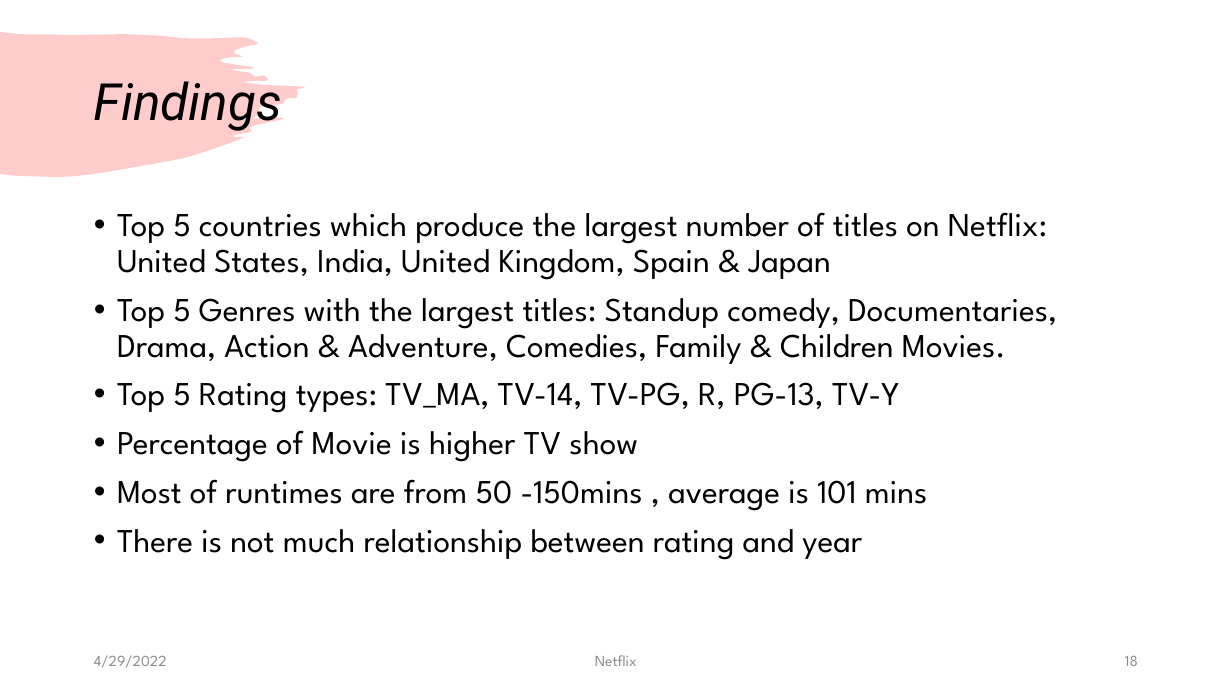
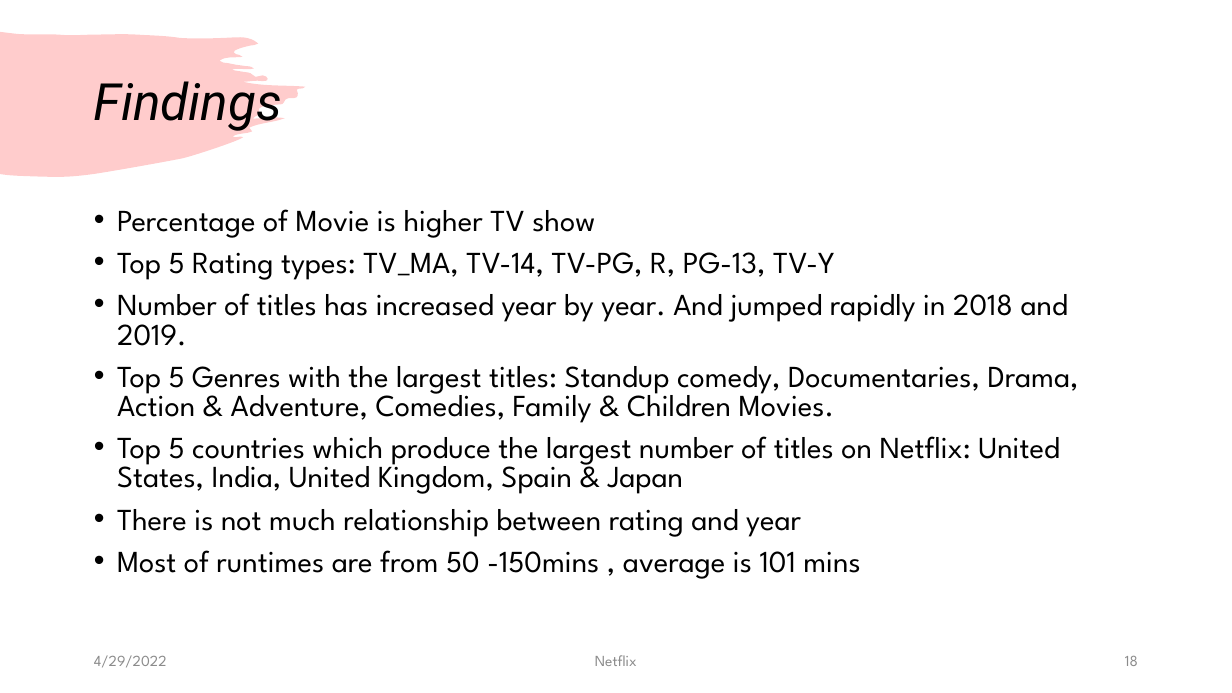
Before and after one commit to Kevinle76/NetFlix, a slide deck: slide 18 of Project_1.pptx. Drawn at 1232x693 pixels with LibreOffice and Linux fonts; fonts in the diff are those of the drawing. Boxes give left, top, right and bottom in pixels: in the first picture for what was removed or moved away, otherwise in the second. Text is boxed around its words. In the diff, an @@ line names an element or a change of style, - is before the commit and + after.

Commit message:
updated slides

```diff
--- a/Project_1.pptx
+++ b/Project_1.pptx
@@ text at bbox=[117, 209, 1079, 423]: paragraphs added @@
+• Percentage of Movie is higher TV show
+• Top 5 Rating types: TV_MA, TV-14, TV-PG, R, PG-13, TV-Y
+• Number of titles has increased year by year. And jumped rapidly in 2018 and 2019.
+• Top 5 Genres with the largest titles: Standup comedy, Documentaries, Drama, Action & Adventure, Comedies, Family & Children Movies.
@@ text at bbox=[117, 436, 1060, 579]: size 25.9 to 23.8 pt in "Top 5 countries which produce the largest ...", "Most of runtimes are from 50 -150mins ..."; line spacing 0.9 to 0.8 @@
@@ text at bbox=[117, 509, 801, 537]: text changed; size 25.9 to 23.8 pt @@
-• Top 5 Genres with the largest titles: Standup comedy, Documentaries, Drama, Action & Adventure, Comedies, Family & Children Movies.
-• Top 5 Rating types: TV_MA, TV-14, TV-PG, R, PG-13, TV-Y
-• Percentage of Movie is higher TV show
+• There is not much relationship between rating and year
@@ text at bbox=[117, 529, 862, 560]: paragraph removed @@
-• There is not much relationship between rating and year
```
Also in this commit, not shown: 5 other slides changed, 1 slide added.
